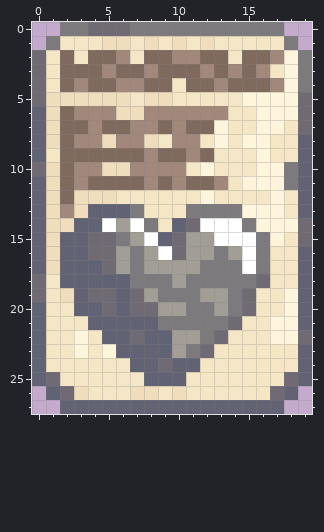
One commit to this pixel-art file: sprites/HeartStone.aseprite. Above: the version before the commit.
20x28 pixels, 1 frame.
Once edited:
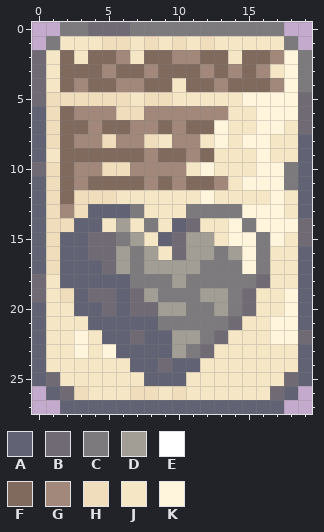
Palette (. is transparent): A #616274  B #706a75  C #7c7a7d  D #a29e96  E #ffffff  F #806a5e  G #a1887b  H #f0ddbc  J #f5e7c6  K #fff4dc
From old to new:
Layer "Layer 2":
y 14: x 5 E -> J; x 7 E -> J; x 12..14 EEE -> JJK
y 15: x 8 E -> J; x 13..15 EEE -> JKK
y 16: x 9 E -> J; x 15 E -> K
y 17: x 15 E -> K
Where, in picture pixels (left, top, right, bottom), the same in both pictures:
changed: (102, 218, 256, 274)
